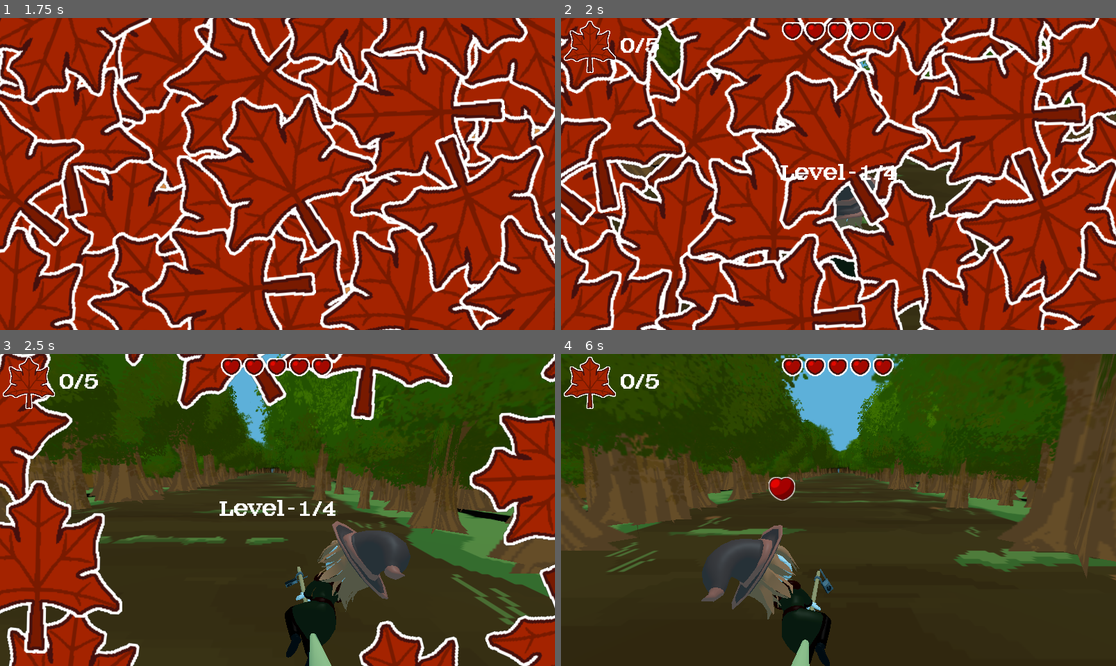
Above: before the commit, frames 1-4 (two rows, left to right).
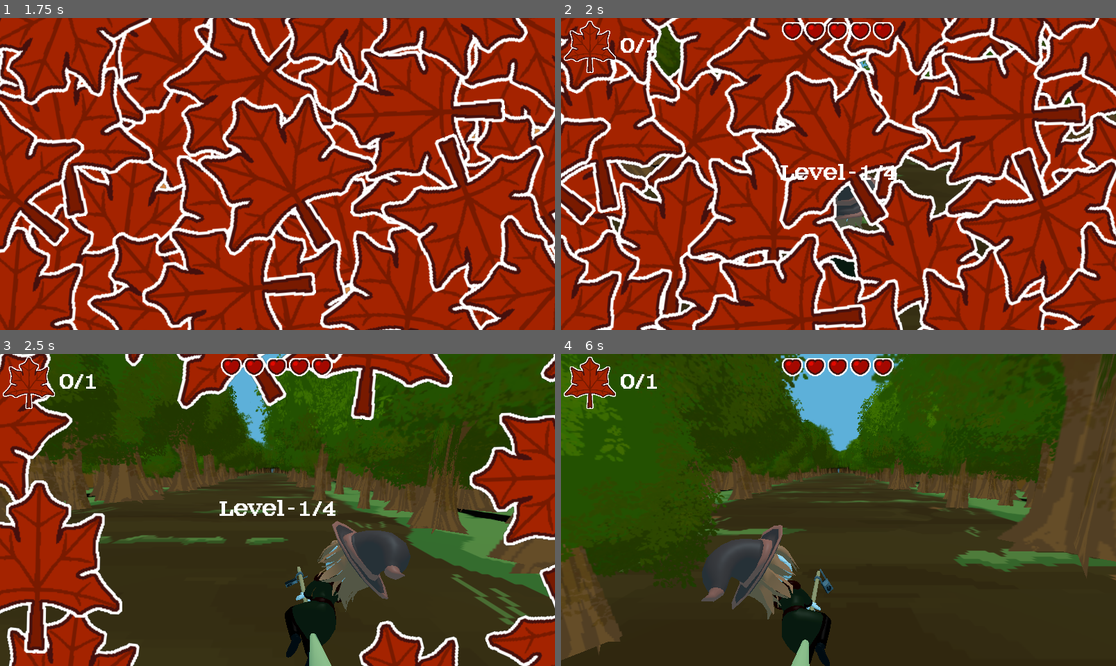
Above: after the commit, the same moments.

Repository: wewewer123/Cozy-Chaos-Fall-2025
Game: Godot game, scene res://scenes/game/GameHolder.tscn
Two runs of this game, one before a commit and one after it. Both use one fixed random seed, a clock stepped at 60 frames per second and the inputs below.
Inputs (mouse positions are in pixels of both pictures, inside the frame that each line leads up to):
- Up to frame 1 (1.75 s): click "start" at 0.5 s; click "start" at 1.25 s
- Up to frame 2 (2 s): no input
- Up to frame 3 (2.5 s): tap Enter at 2 s; move the mouse to (399, 494) at 2.02 s; hold D (right) from 2.03 s (still down); tap T at 2.1 s; click (399, 494) at 2.17 s
- Up to frame 4 (6 s): move the mouse to (727, 525) at 2.77 s; release D (right) at 2.78 s; hold A (left) 2.78-3.53 s; tap one key every 0.75 s from 2.85 s: Y Tab T Y Tab; move the mouse to (894, 441) at 3.52 s; hold D (right) 3.53-5.03 s; move the mouse to (810, 572) at 4.27 s; click (810, 572) at 4.42 s; move the mouse to (1005, 556) at 5.02 s; hold A (left) from 5.03 s (still down); move the mouse to (672, 463) at 5.77 s

Frame 1 is identical in both runs. In frame 2, less than 0.1% of the frame differs, in the area x 15-18%, y 6-12%; in frame 3, less than 0.1%; in frame 4, 12%, in the area x 0-43%, y 0-99%.

Commit message:
Adds Directional Sound Hearts Leafs

Diff:
--- a/scenes/lane_objects/collectables/heart.tscn
+++ b/scenes/lane_objects/collectables/heart.tscn
@@ -1,9 +1,11 @@
-[gd_scene load_steps=6 format=3 uid="uid://bo3apvyv0kqo2"]
+[gd_scene load_steps=8 format=3 uid="uid://bo3apvyv0kqo2"]
 
 [ext_resource type="Script" uid="uid://coalb7hr6m78d" path="res://scripts/lane_objects/collectables/heart.gd" id="1_bqvbl"]
 [ext_resource type="Texture2D" uid="uid://c6c7ttxr0r1yr" path="res://assets/art/2D/collectibles/heartcollectible.png" id="2_bqvbl"]
 [ext_resource type="Script" uid="uid://swufmobnrt5n" path="res://scripts/world/tree_texture_setter.gd" id="2_stgmx"]
 [ext_resource type="PackedScene" uid="uid://cmse7wm7o0tm3" path="res://scenes/movement.tscn" id="3_stgmx"]
+[ext_resource type="PackedScene" uid="uid://big6ghvxhq5pr" path="res://scenes/lane_objects/directional_audio_manager.tscn" id="5_of6rk"]
+[ext_resource type="AudioStream" uid="uid://b6x58ka0h6o5x" path="res://assets/audio/sounds/sound effect ojpe/heart is ahead.mp3" id="6_of6rk"]
 
 [sub_resource type="CapsuleShape3D" id="CapsuleShape3D_l5lq6"]
 radius = 1.5371094
@@ -27,4 +29,8 @@
 script = ExtResource("2_stgmx")
 texture = ExtResource("2_bqvbl")
 
+[node name="LaneEntityDirectionalAudio" parent="." instance=ExtResource("5_of6rk")]
+soundeffect = ExtResource("6_of6rk")
+start_delay_seconds = 0.5
+
 [connection signal="body_entered" from="." to="." method="_on_body_entered"]
--- a/scenes/lane_objects/collectables/leaf.tscn
+++ b/scenes/lane_objects/collectables/leaf.tscn
@@ -1,9 +1,11 @@
-[gd_scene load_steps=6 format=3 uid="uid://db86y3xlsmqhs"]
+[gd_scene load_steps=8 format=3 uid="uid://db86y3xlsmqhs"]
 
 [ext_resource type="Script" uid="uid://b8euiqmjllx3v" path="res://scripts/lane_objects/collectables/oakleaf.gd" id="1_r6846"]
 [ext_resource type="Script" uid="uid://swufmobnrt5n" path="res://scripts/world/tree_texture_setter.gd" id="2_urgib"]
 [ext_resource type="Texture2D" uid="uid://t4fifylo4k7p" path="res://assets/art/2D/collectibles/leafcollectible.png" id="2_y2xad"]
 [ext_resource type="PackedScene" uid="uid://cmse7wm7o0tm3" path="res://scenes/movement.tscn" id="3_h5d7w"]
+[ext_resource type="PackedScene" uid="uid://big6ghvxhq5pr" path="res://scenes/lane_objects/directional_audio_manager.tscn" id="5_ykhct"]
+[ext_resource type="AudioStream" uid="uid://dshv5c6u2bjry" path="res://assets/audio/sounds/sound effect ojpe/leaf ahead.mp3" id="6_ykhct"]
 
 [sub_resource type="CapsuleShape3D" id="CapsuleShape3D_l5lq6"]
 radius = 1.5371094
@@ -27,4 +29,8 @@
 
 [node name="Movement" parent="." instance=ExtResource("3_h5d7w")]
 
+[node name="LaneEntityDirectionalAudio" parent="." instance=ExtResource("5_ykhct")]
+soundeffect = ExtResource("6_ykhct")
+start_delay_seconds = 0.5
+
 [connection signal="body_entered" from="." to="." method="_on_body_entered"]
--- a/scenes/world/Levels/Level3.tscn
+++ b/scenes/world/Levels/Level3.tscn
@@ -66,7 +66,7 @@
 
 [node name="Backgroundmusic" parent="." instance=ExtResource("14_s7s4a")]
 stream = ExtResource("15_s7s4a")
-volume_db = -10.0
+volume_db = -20.0
 
 [node name="PlayerLocator" parent="." instance=ExtResource("17_tshvk")]
 
--- a/scenes/world/Levels/Level4.tscn
+++ b/scenes/world/Levels/Level4.tscn
@@ -66,7 +66,7 @@
 
 [node name="Backgroundmusic" parent="." instance=ExtResource("14_lugpx")]
 stream = ExtResource("15_0p8ux")
-volume_db = -10.0
+volume_db = -20.0
 
 [node name="PlayerLocator" parent="." instance=ExtResource("17_7i75j")]
 
--- a/scripts/game/globals.gd
+++ b/scripts/game/globals.gd
@@ -1,9 +1,9 @@
 extends Node
 
 var max_player_health = 5
-var max_leaf_count = 5
+var max_leaf_count = 1
 
-var SPAWN_DIFFICULTY_MULTIPLAYER = 3
+var SPAWN_DIFFICULTY_MULTIPLAYER = 2
 
 var LANE_SPAWN_TIMERS := {
 	GameManager.game_states.LEVEL1: 1.0 * SPAWN_DIFFICULTY_MULTIPLAYER,
--- a/scripts/lane_objects/Spawner.gd
+++ b/scripts/lane_objects/Spawner.gd
@@ -74,7 +74,7 @@
 func spawn_single(parent: Node, player_locator:PlayerLocator) -> void:
 	var lane_object:CollisionObject
 
-	if randi_range(0, 1) == 0:
+	if randi_range(0, 2) == 0:
 		lane_object = spawn_item(parent, _pick_lane())
 	else:
 		lane_object = spawn_obstacle(parent, _pick_lane())
Not shown, changed: assets/audio/sounds/sound effect ojpe/heart is ahead.mp3.import
Not shown, added: assets/audio/sounds/sound effect ojpe/leaf ahead.mp3.import
Not shown, changed: assets/audio/sounds/sound effect ojpe/heart is ahead.mp3
Not shown, added: assets/audio/sounds/sound effect ojpe/leaf ahead.mp3
